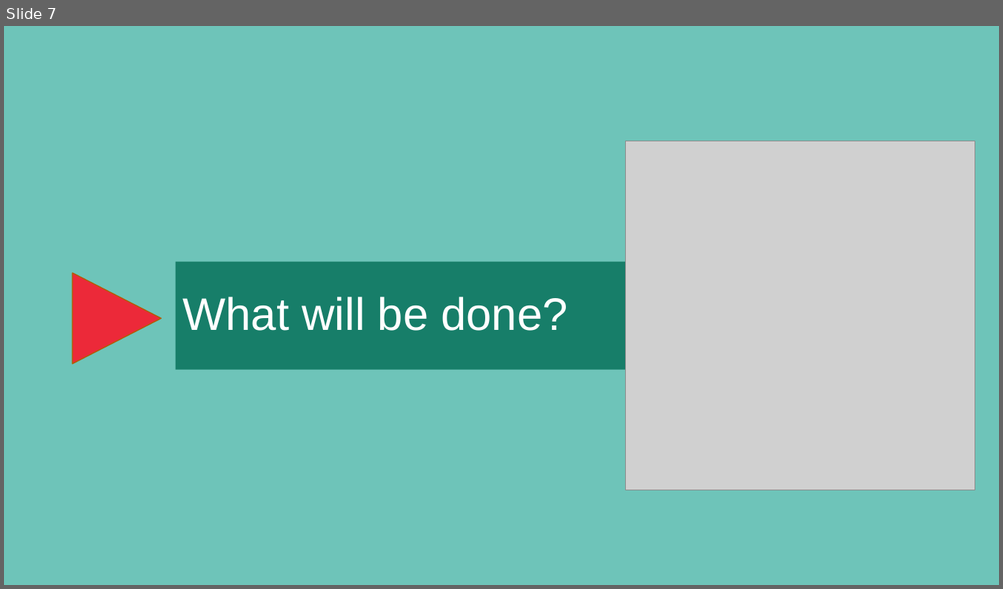
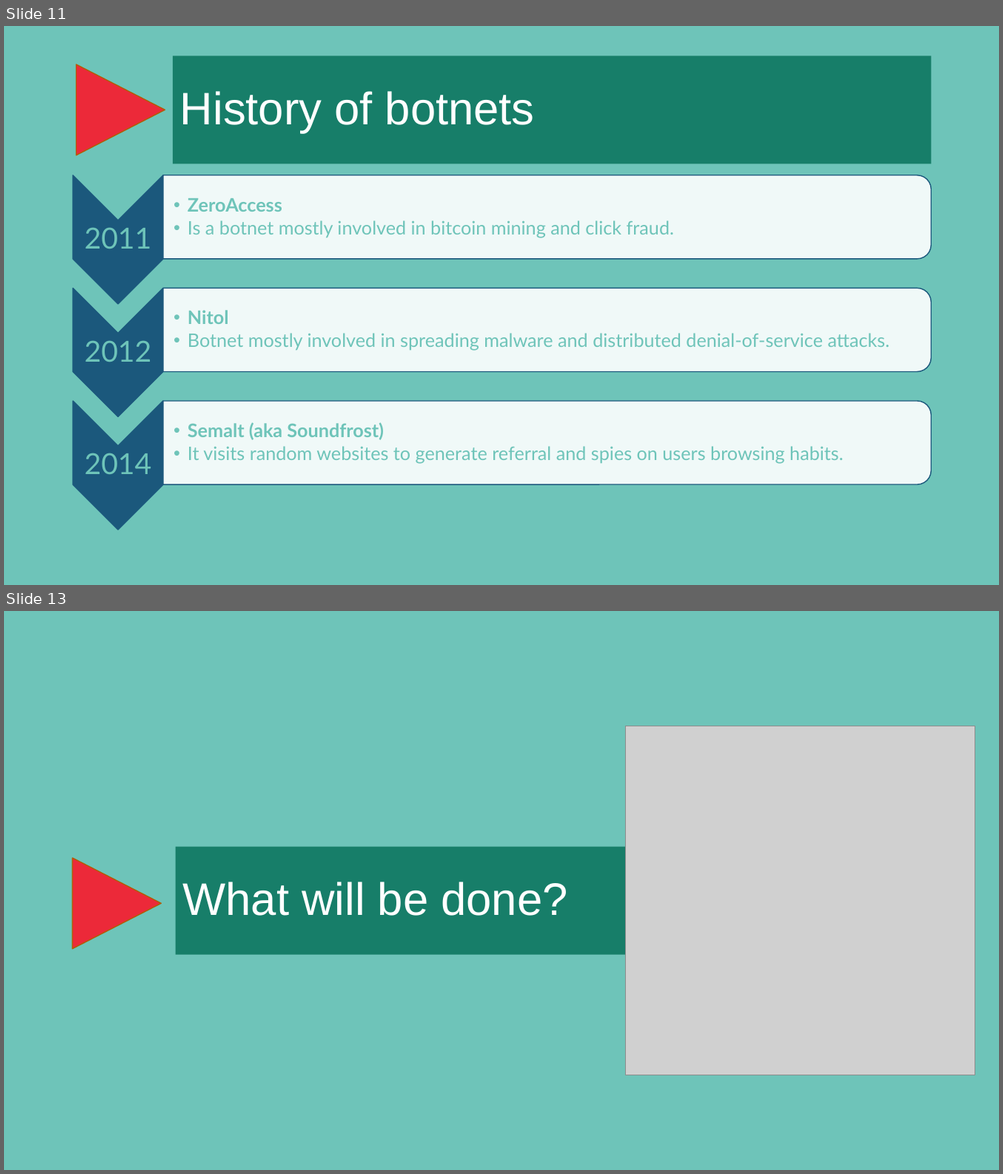
Before and after one commit to jpdias/botnet-lab, a slide deck: report/A hands-on approach on botnets.pptx. Shown one above the other, each under a label of ours: slide 7 before the commit, slides 11 and 13 after it; the slides between them are not shown. The pictures are 1003x589 and 1003x1174 pixels, drawn with LibreOffice and Linux fonts; fonts in the diff are those of the drawing; grey boxes stand for pictures; background and template pictures are left out. Boxes give left, top, right and bottom in pixels: in the first picture for what was removed or moved away, otherwise in the second. Text is boxed around its words. In the diff, an @@ line names an element or a change of style, - is before the commit and + after.

```diff
--- a/report/A hands-on approach on botnets.pptx
+++ b/report/A hands-on approach on botnets.pptx
@@ slide 11 added at (4,26,999,585), background #6EC4B9 @@
@@ triangle added at (76,64,165,156), fill #EC2939, outline #B25E07 1 pt @@
@@ title added at (173,56,930,164), fill #177E69, 44 pt, text #FFFFFF @@
+History of botnets
@@ group added at (73,175,931,531): 6 texts, 3 chevrons, 3 round same rects @@
+2011
+  •• ZeroAccess
+  •• Is a botnet mostly involved in bitcoin mining and click fraud.
+2012
+  •• Nitol
+  •• Botnet mostly involved in spreading malware and distributed denial-of-service attacks.
+2014
+  •• Semalt (aka Soundfrost)
+  •• It visits random websites to generate referral and spies on users browsing habits.
@@ what was slide 7 is now slide 13 @@
```
Also in this commit, not shown: 2 slides changed, 8 other slides added, 3 slides removed.
